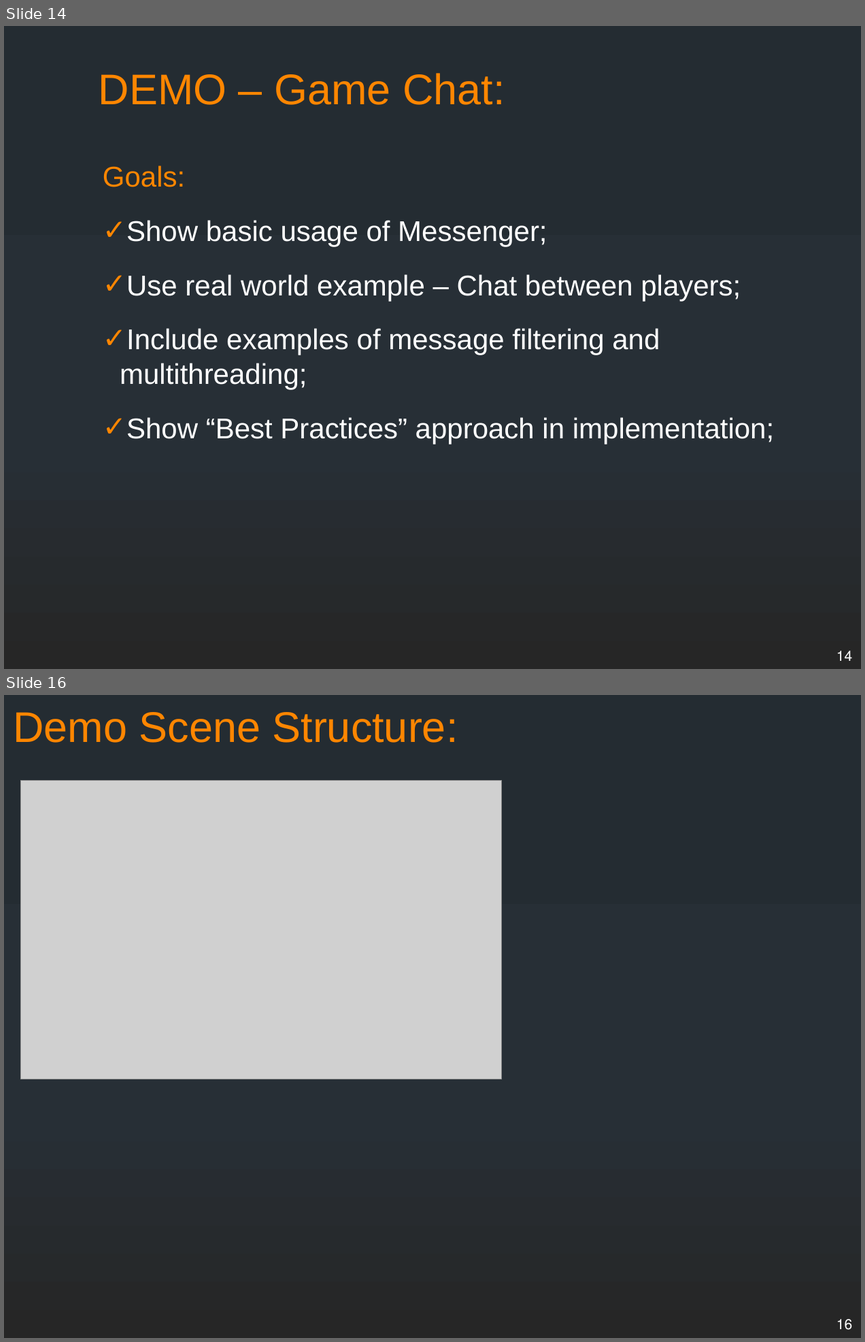
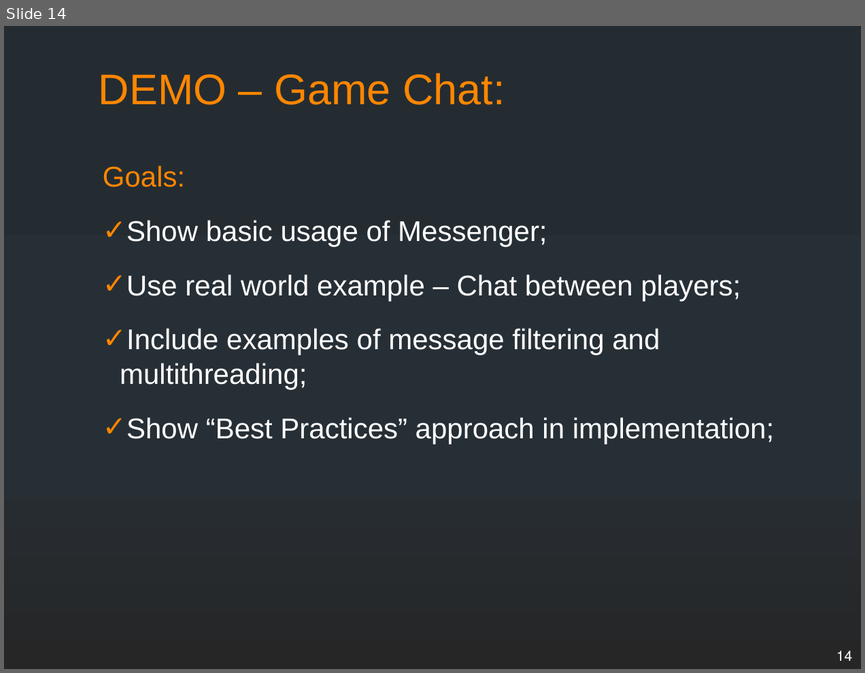
Before and after one commit to supermax/pubsub, a slide deck: docs/PubSub Messenger.pptx. Shown one above the other, each under a label of ours: slides 14 and 16 before the commit, slide 14 after it; the slides between them are not shown. The pictures are 865x1342 and 865x673 pixels, drawn with LibreOffice and Linux fonts; fonts in the diff are those of the drawing; grey boxes stand for pictures. Boxes give left, top, right and bottom in pixels: in the first picture for what was removed or moved away, otherwise in the second. Text is boxed around its words. In the diff, an @@ line names an element or a change of style, - is before the commit and + after.

Commit message:
doc update + demo scene refinement

```diff
--- a/docs/PubSub Messenger.pptx
+++ b/docs/PubSub Messenger.pptx
@@ slide 16 removed at <box>4,695,861,1338</box>, background gradient #242C33 to #273037 to #262626 @@
@@ title removed at <box>13,712,458,743</box> @@
-Demo Scene Structure:
@@ picture removed at <box>21,780,502,1079</box> @@
@@ page number removed at <box>836,1319,852,1329</box> @@
-16
```
Also in this commit, not shown: 1 slide changed, 1 slide added, 3 other files.
